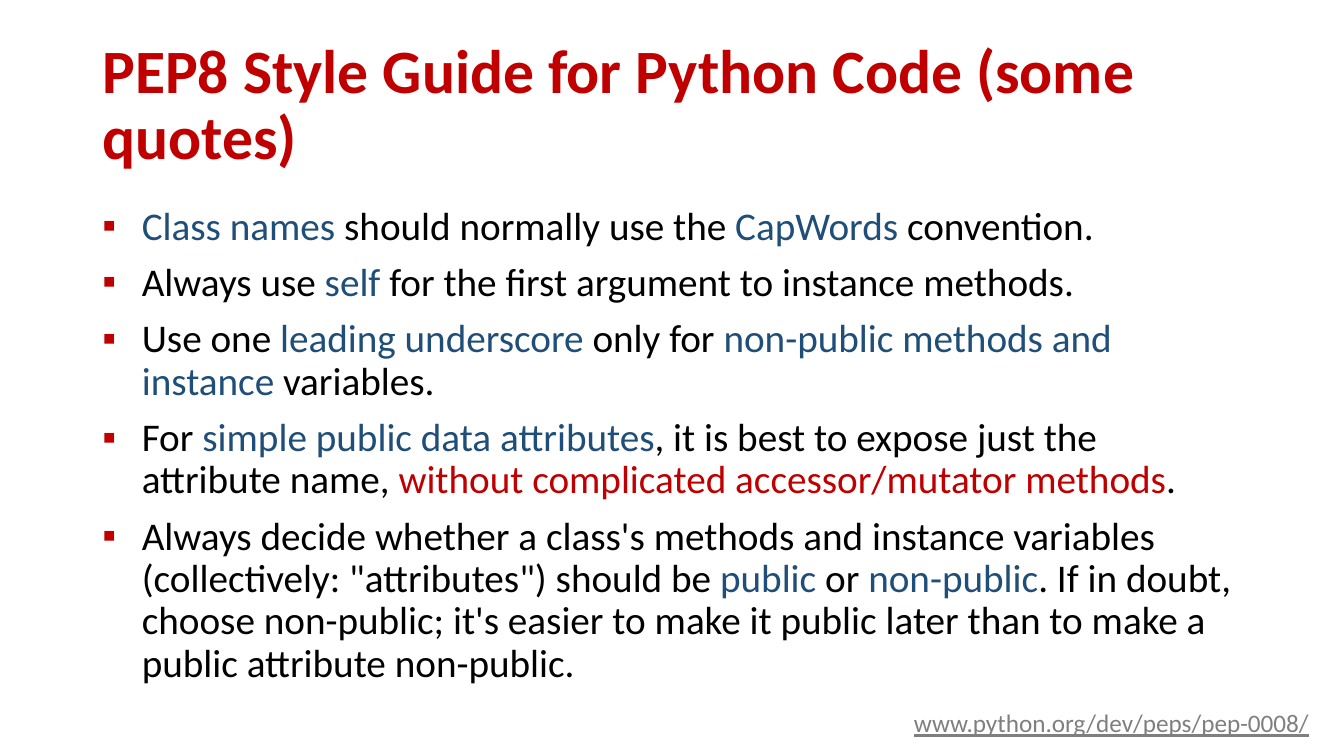
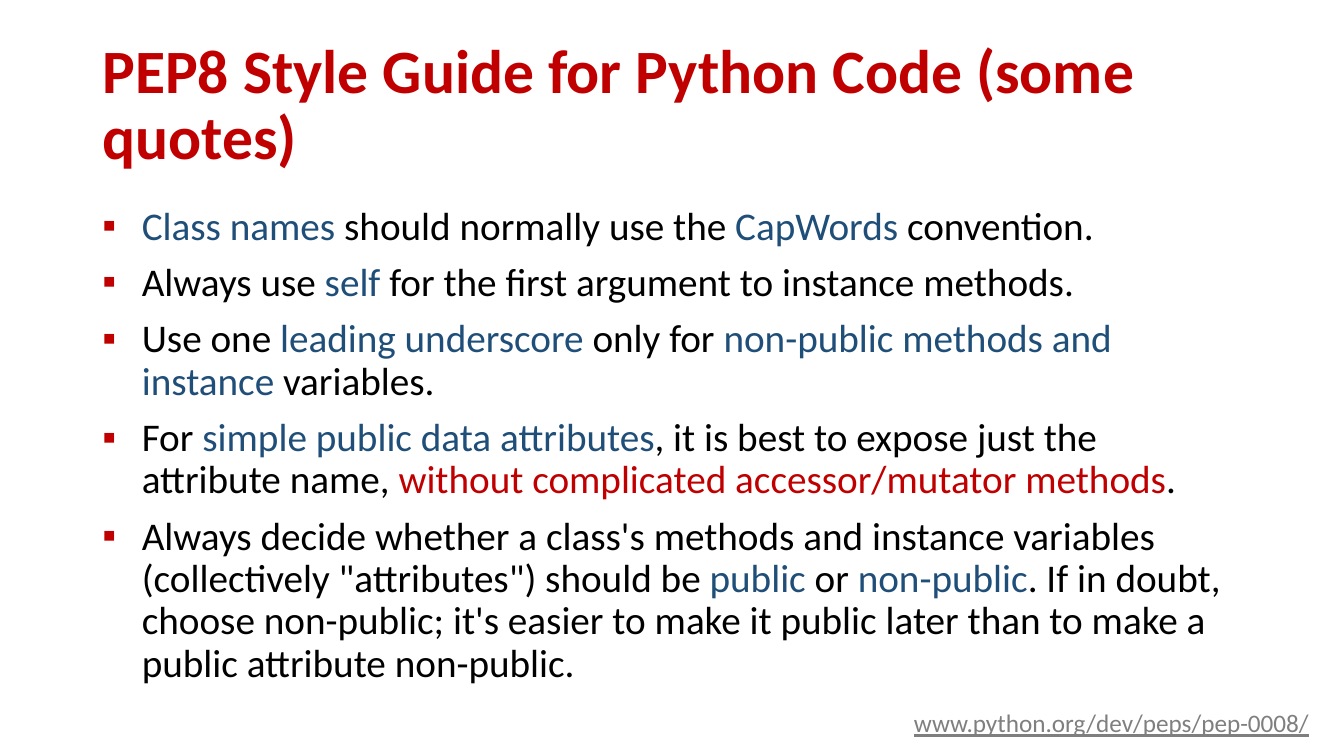
Before and after one commit to gsbrodal/gsbrodal.github.io, a slide deck: slide 28 of ipsa/slides/classes.pptx. Drawn at 1344x756 pixels with LibreOffice and Linux fonts; fonts in the diff are those of the drawing. Boxes give left, top, right and bottom in pixels: in the first picture for what was removed or moved away, otherwise in the second. Text is boxed around its words. In the diff, an @@ line names an element or a change of style, - is before the commit and + after.

Commit message:
exercises.html all-slides.pdf classes.pdf classes.pptx code.zip lambda.pdf lambda.pptx recursion_iteration.pdf recursion_iteration.pptx

```diff
--- a/ipsa/slides/classes.pptx
+++ b/ipsa/slides/classes.pptx
@@ text at [142, 522, 1221, 684]: text changed @@
-▪ Always decide whether a class's methods and instance variables (collectively: "attributes") should be public or non-public. If in doubt, choose non-public; it's easier to make it public later than to make a public attribute non-public.
+▪ Always decide whether a class's methods and instance variables (collectively "attributes") should be public or non-public. If in doubt, choose non-public; it's easier to make it public later than to make a public attribute non-public.
```
Also in this commit, not shown: 1 other slide changed, 8 other files.
